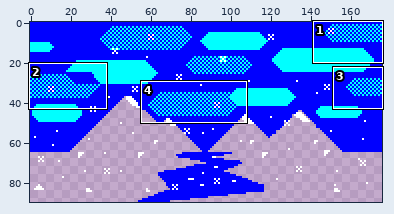
A sprite sheet gets an edit: AFBWeatherland/0044.png. Above: a wide view before the commit, with the close-up outlined.
Close-up. Before:
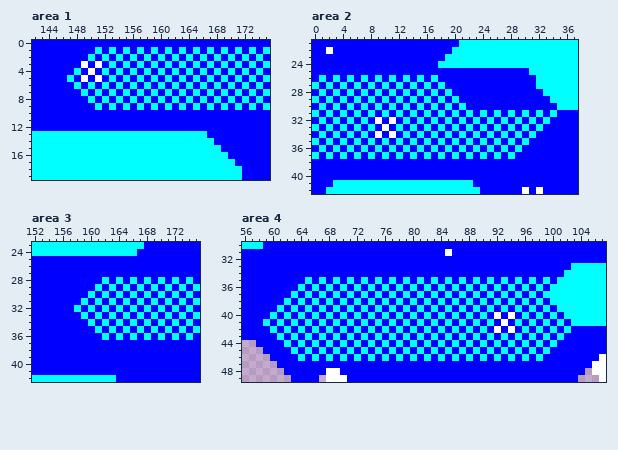
The file is 176x90 pixels. Shown: area 1: x 142..175, y 0..19; area 2: x 0..37, y 21..42; area 3: x 152..175, y 23..42; area 4: x 56..107, y 30..49. The commit also changed other parts of the picture, which this record leaves out.
After the commit:
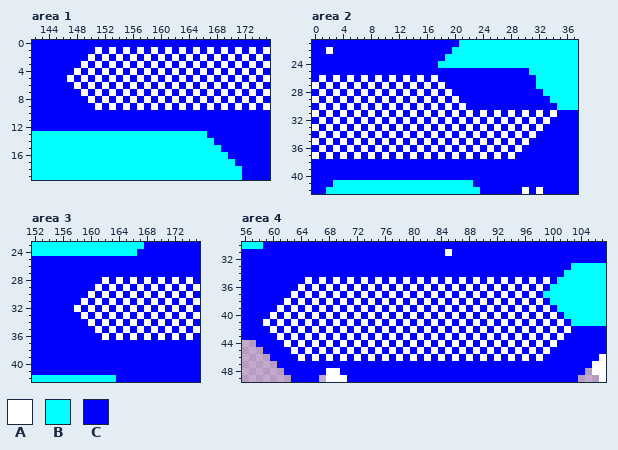
Palette (. is transparent): A #ffffff  B #00ffff  C #0000ff
The exact change:
Changed rows in their new state; - is an unchanged pixel.
Area 1:
first column x 147:
 1 ----A-A-A-A-A-A-A-A-A-A-A-A-A
 2 ---A-A-A-A-A-A-A-A-A-A-A-A-A-
 3 ------A-A-A-A-A-A-A-A-A-A-A-A
 4 -A---A-A-A-A-A-A-A-A-A-A-A-A-
 5 A-----A-A-A-A-A-A-A-A-A-A-A-A
 6 -A-A-A-A-A-A-A-A-A-A-A-A-A-A-
 7 --A-A-A-A-A-A-A-A-A-A-A-A-A-A
 8 ---A-A-A-A-A-A-A-A-A-A-A-A-A-
 9 ----A-A-A-A-A-A-A-A-A-A-A-A-A
Area 2:
first column x 0:
26 -A-A-A-A-A-A-A-A-A-----------------
27 A-A-A-A-A-A-A-A-A-A----------------
28 -A-A-A-A-A-A-A-A-A-A---------------
29 A-A-A-A-A-A-A-A-A-A-A--------------
30 -A-A-A-A-A-A-A-A-A-A-A-------------
31 A-A-A-A-A-A-A-A-A-A-A-A-A-A-A-A-A-A
32 -A-A-A-A-----A-A-A-A-A-A-A-A-A-A-A-
33 A-A-A-A-A---A-A-A-A-A-A-A-A-A-A-A--
34 -A-A-A-A-----A-A-A-A-A-A-A-A-A-A---
35 A-A-A-A-A-A-A-A-A-A-A-A-A-A-A-A----
36 -A-A-A-A-A-A-A-A-A-A-A-A-A-A-A-----
37 A-A-A-A-A-A-A-A-A-A-A-A-A-A-A------
Area 3:
first column x 158:
28 ----A-A-A-A-A-A-A-
29 ---A-A-A-A-A-A-A-A
30 --A-A-A-A-A-A-A-A-
31 -A-A-A-A-A-A-A-A-A
32 A-A-A-A-A-A-A-A-A-
33 -A-A-A-A-A-A-A-A-A
34 --A-A-A-A-A-A-A-A-
35 ---A-A-A-A-A-A-A-A
36 ----A-A-A-A-A-A-A-
Area 4:
first column x 59:
35 ------A-A-A-A-A-A-A-A-A-A-A-A-A-A-A-A-A-A---
36 -----A-A-A-A-A-A-A-A-A-A-A-A-A-A-A-A-A-A----
37 ----A-A-A-A-A-A-A-A-A-A-A-A-A-A-A-A-A-A-----
38 ---A-A-A-A-A-A-A-A-A-A-A-A-A-A-A-A-A-A-A----
39 --A-A-A-A-A-A-A-A-A-A-A-A-A-A-A-A-A-A-A-A---
40 -A-A-A-A-A-A-A-A-A-A-A-A-A-A-A-A-----A-A-A--
41 A-A-A-A-A-A-A-A-A-A-A-A-A-A-A-A-A---A-A-A-A-
42 -A-A-A-A-A-A-A-A-A-A-A-A-A-A-A-A-----A-A-A-A
43 --A-A-A-A-A-A-A-A-A-A-A-A-A-A-A-A-A-A-A-A-A-
44 ---A-A-A-A-A-A-A-A-A-A-A-A-A-A-A-A-A-A-A-A--
45 ----A-A-A-A-A-A-A-A-A-A-A-A-A-A-A-A-A-A-A---
46 -----A-A-A-A-A-A-A-A-A-A-A-A-A-A-A-A-A-A----
Boxes around the changes in both close-ups, in picture pixels (x1, y1, x2, y2):
changed: (67, 47, 270, 110)
changed: (312, 75, 557, 159)
changed: (74, 277, 200, 340)
changed: (263, 277, 571, 361)
